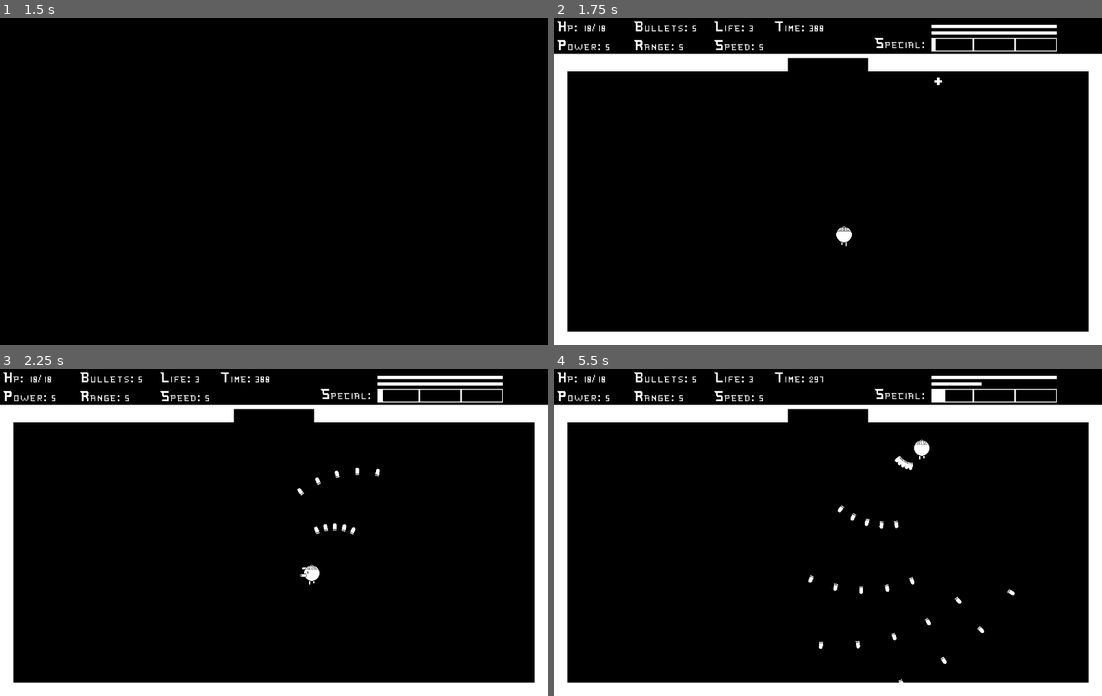
Above: before the commit, frames 1-4 (two rows, left to right).
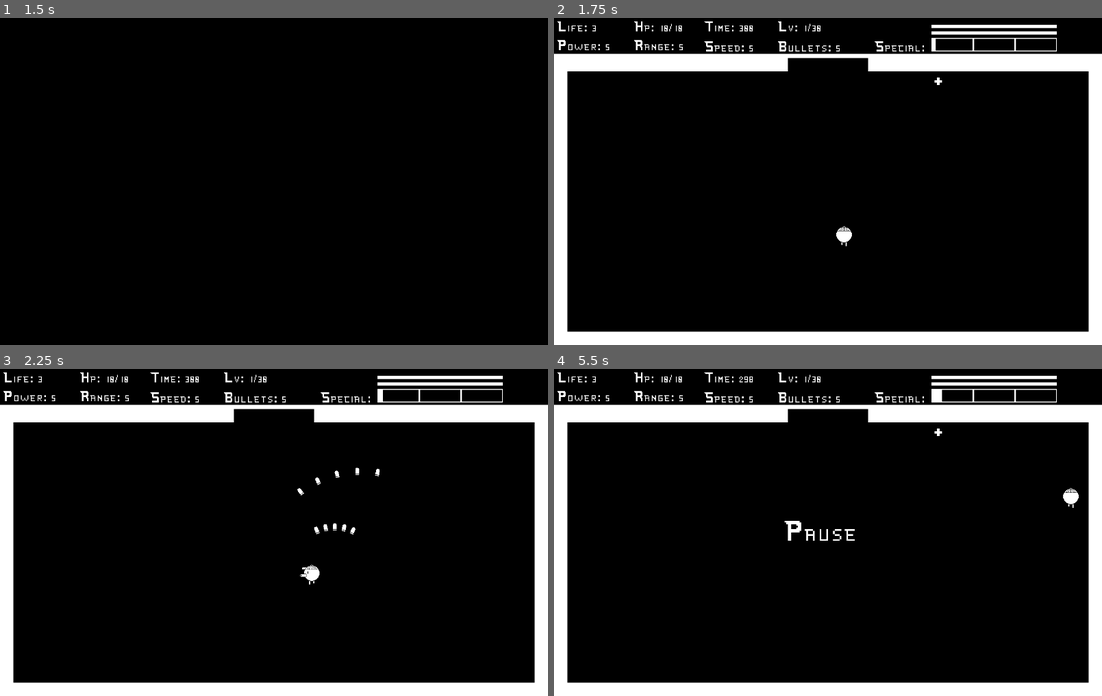
Above: after the commit, the same moments.

Repository: vitorjusto/Bit-Hero
Game: Godot game, scene res://Scenes/Main.tscn
The game is run twice, just before and just after one commit, with the same random seed, the same clock (stepped at 60 frames per second) and the same inputs.
Inputs (mouse positions are in pixels of both pictures, inside the frame that each line leads up to):
- Up to frame 1 (1.5 s): tap Enter at 0.5 s; move the mouse to (394, 165) at 0.52 s; hold Right (Right) from 0.53 s (still down); tap Up (Up) at 0.6, 0.77, 1.07 s; tap Space (Dash) at 1.25, 1.35 s; move the mouse to (164, 197) at 1.27 s
- Up to frame 2 (1.75 s): keep holding Right (Right); tap Up (Up) at 1.52, 1.55 s
- Up to frame 3 (2.25 s): tap Up (Up) at 1.82 s; move the mouse to (328, 460) at 2.02 s; release Right (Right) at 2.03 s; press the mouse at (328, 460) at 2.03 s; hold Left (Left) from 2.03 s (still down)
- Up to frame 4 (5.5 s): tap Up (Up) at 2.3, 3.02, 3.05, 3.32, 3.6, 3.77, 4.07, 4.52, 4.55, 4.82, 5.3 s; move the mouse to (800, 597) at 2.77 s; release Left (Left) at 2.78 s; release the mouse at (800, 597) at 2.78 s; hold Right (Right) 2.78-4.28 s; right-click (800, 597) at 2.85 s; move the mouse to (992, 581) at 3.52 s; tap P (Pause, bound only after the commit) at 4.15 s; move the mouse to (663, 483) at 4.27 s; hold Left (Left) 4.28-5.03 s; tap Space (Dash) at 4.35 s; move the mouse to (855, 532) at 5.02 s; press the mouse at (855, 532) at 5.03 s; hold Right (Right) from 5.03 s (still down)

Frame 1 is identical in both runs. In frame 2, 0.7% of the frame differs, in the area x 1-68%, y 1-11%; in frame 3, 0.7%; in frame 4, 1.8%, in the area x 1-96%, y 1-97%.

Commit message:
create pause

Diff:
--- a/Scenes/Hud/Hud.tscn
+++ b/Scenes/Hud/Hud.tscn
@@ -114,6 +114,22 @@
 "values": [true, false]
 }
 
+[sub_resource type="Animation" id="Animation_ysf55"]
+resource_name = "lowLife"
+length = 2.0
+tracks/0/type = "value"
+tracks/0/imported = false
+tracks/0/enabled = true
+tracks/0/path = NodePath("lblLife:visible")
+tracks/0/interp = 1
+tracks/0/loop_wrap = true
+tracks/0/keys = {
+"times": PackedFloat32Array(0, 1),
+"transitions": PackedFloat32Array(1, 1),
+"update": 1,
+"values": [true, false]
+}
+
 [sub_resource type="Animation" id="Animation_bbjj2"]
 resource_name = "lowTime"
 length = 2.0
@@ -131,22 +147,6 @@
 "values": [true, false]
 }
 
-[sub_resource type="Animation" id="Animation_ysf55"]
-resource_name = "lowLife"
-length = 2.0
-tracks/0/type = "value"
-tracks/0/imported = false
-tracks/0/enabled = true
-tracks/0/path = NodePath("lblLife:visible")
-tracks/0/interp = 1
-tracks/0/loop_wrap = true
-tracks/0/keys = {
-"times": PackedFloat32Array(0, 1),
-"transitions": PackedFloat32Array(1, 1),
-"update": 1,
-"values": [true, false]
-}
-
 [sub_resource type="AnimationLibrary" id="AnimationLibrary_ysf55"]
 _data = {
 &"RESET": SubResource("Animation_xymhr"),
@@ -194,16 +194,16 @@
 theme_override_styles/panel = SubResource("StyleBoxFlat_iteex")
 
 [node name="pnHpBar" type="Panel" parent="."]
+offset_left = 192.0
+offset_top = 37.0
+offset_right = 192.0
+offset_bottom = 43.0
+theme_override_styles/panel = SubResource("StyleBoxFlat_iteex")
+
+[node name="pnlife" type="Panel" parent="."]
 offset_left = 8.0
 offset_top = 37.0
 offset_right = 8.0
-offset_bottom = 43.0
-theme_override_styles/panel = SubResource("StyleBoxFlat_iteex")
-
-[node name="pnlife" type="Panel" parent="."]
-offset_left = 384.0
-offset_top = 37.0
-offset_right = 384.0
 offset_bottom = 43.0
 theme_override_styles/panel = SubResource("StyleBoxFlat_iteex")
 
@@ -222,9 +222,9 @@
 theme_override_styles/panel = SubResource("StyleBoxFlat_xymhr")
 
 [node name="lblHp" type="Label" parent="."]
-offset_left = 8.0
+offset_left = 192.0
 offset_top = 8.0
-offset_right = 126.0
+offset_right = 310.0
 offset_bottom = 32.0
 text = "Hp: 10/10"
 label_settings = SubResource("LabelSettings_iteex")
@@ -238,34 +238,42 @@
 label_settings = SubResource("LabelSettings_bbjj2")
 
 [node name="lblSpeed" type="Label" parent="."]
-offset_left = 384.0
-offset_top = 53.0
-offset_right = 516.0
-offset_bottom = 77.0
+offset_left = 360.0
+offset_top = 56.0
+offset_right = 492.0
+offset_bottom = 80.0
 text = "Speed: 10"
 label_settings = SubResource("LabelSettings_ysf55")
 
 [node name="lblLife" type="Label" parent="."]
-offset_left = 384.0
+offset_left = 8.0
 offset_top = 8.0
-offset_right = 496.0
+offset_right = 120.0
 offset_bottom = 32.0
 text = "Lifes: 3"
 label_settings = SubResource("LabelSettings_ighhf")
 
 [node name="lblTime" type="Label" parent="."]
-offset_left = 528.0
+offset_left = 360.0
 offset_top = 8.0
-offset_right = 640.0
+offset_right = 480.0
 offset_bottom = 32.0
 text = "Time: 500"
 label_settings = SubResource("LabelSettings_ighhf")
 
+[node name="lblSection" type="Label" parent="."]
+offset_left = 536.0
+offset_top = 8.0
+offset_right = 656.0
+offset_bottom = 32.0
+text = "Lv: 00/30"
+label_settings = SubResource("LabelSettings_ighhf")
+
 [node name="lblBullet" type="Label" parent="."]
-offset_left = 192.0
-offset_top = 8.0
-offset_right = 344.0
-offset_bottom = 32.0
+offset_left = 536.0
+offset_top = 56.0
+offset_right = 688.0
+offset_bottom = 80.0
 text = "Bullets: 5"
 label_settings = SubResource("LabelSettings_r61c6")
 
@@ -279,9 +287,9 @@
 
 [node name="Label6" type="Label" parent="."]
 offset_left = 768.0
-offset_top = 48.0
+offset_top = 56.0
 offset_right = 890.0
-offset_bottom = 72.0
+offset_bottom = 80.0
 text = "Special:"
 label_settings = SubResource("LabelSettings_xymhr")
 
--- a/Scenes/Main.tscn
+++ b/Scenes/Main.tscn
@@ -11,6 +11,7 @@
 [ext_resource type="Script" uid="uid://dooucd7uo8n7i" path="res://Scripts/Managers/EnemiesProjectileManager.gd" id="9_vy5pj"]
 [ext_resource type="FontFile" uid="uid://clufxxmftvg5k" path="res://Assets/Fonts/bitFont.ttf" id="10_bmxlf"]
 [ext_resource type="Script" uid="uid://c4tsgadscpcr1" path="res://Scripts/Managers/powerUpManager.gd" id="11_4kpch"]
+[ext_resource type="AudioStream" uid="uid://b302dr10gguwg" path="res://Assets/Songs/TakingOver.mp3" id="12_grg3l"]
 
 [sub_resource type="RectangleShape2D" id="RectangleShape2D_v1gob"]
 size = Vector2(1314.5, 37)
@@ -25,10 +26,11 @@
 [node name="Main" type="Node2D"]
 script = ExtResource("1_idj7w")
 
-[node name="Hud" parent="." node_paths=PackedStringArray("upgradeManager", "player", "timeManager") instance=ExtResource("3_rgh2o")]
+[node name="Hud" parent="." node_paths=PackedStringArray("upgradeManager", "player", "timeManager", "main") instance=ExtResource("3_rgh2o")]
 upgradeManager = NodePath("../UpgradeManager")
 player = NodePath("../Player")
 timeManager = NodePath("../TimeManager")
+main = NodePath("..")
 
 [node name="Player" parent="." instance=ExtResource("3_kln2b")]
 position = Vector2(640, 520)
@@ -88,6 +90,30 @@
 [node name="PowerUpManager" type="Node2D" parent="."]
 script = ExtResource("11_4kpch")
 
+[node name="AudioStreamPlayer" type="AudioStreamPlayer" parent="."]
+stream = ExtResource("12_grg3l")
+volume_db = -20.0
+
+[node name="clPause" type="CanvasLayer" parent="."]
+visible = false
+
+[node name="Panel2" type="Panel" parent="clPause"]
+offset_left = 512.0
+offset_top = 336.0
+offset_right = 768.0
+offset_bottom = 440.0
+theme_override_styles/panel = SubResource("StyleBoxFlat_vy5pj")
+
+[node name="lblTimeUp2" type="Label" parent="clPause"]
+offset_left = 526.0
+offset_top = 348.0
+offset_right = 754.0
+offset_bottom = 428.0
+text = "Pause"
+label_settings = SubResource("LabelSettings_4kpch")
+horizontal_alignment = 1
+vertical_alignment = 1
+
 [connection signal="onDamage" from="Player" to="Hud" method="UpdateHud"]
 [connection signal="playerDied" from="Player" to="." method="onPlayerDied"]
 [connection signal="onTimeUp" from="TimeManager" to="." method="OnTimeUp"]
--- a/Scripts/Hud/hud.gd
+++ b/Scripts/Hud/hud.gd
@@ -4,6 +4,7 @@
 @export var upgradeManager : UpgradeManager
 @export var player : Player
 @export var timeManager : TimeManager
+@export var main : Main
 
 @onready var lblHp : Label = get_node("lblHp")
 @onready var lblPower : Label = get_node("lblPower")
@@ -12,6 +13,7 @@
 @onready var lblRange : Label = get_node("lblRange")
 @onready var lblLife : Label = get_node("lblLife")
 @onready var lblTime : Label = get_node("lblTime")
+@onready var lblSection : Label = get_node("lblSection")
 
 @onready var pnSpecial : Panel = get_node("pnSpecial")
 @onready var pnDash : Panel = get_node("pnDash")
@@ -36,6 +38,7 @@
 	lblSpeed.text = "Speed: %d" % upgradeManager.Speed
 	lblRange.text = "Range: %d" % upgradeManager.RangeProj
 	lblBullet.text = "Bullets: %d" % upgradeManager.bulletAmount
+	lblSection.text = "Lv: %d/30" % main.currentSection
 
 	pnDash.visible = upgradeManager.AllowDash
 	pnSpecialBar3.visible = upgradeManager.Special > 2
--- a/Scripts/main.gd
+++ b/Scripts/main.gd
@@ -11,7 +11,11 @@
 @onready var hud : Hud = get_node("Hud")
 @onready var lblTimeUp : Label = get_node("CanvasLayer/lblTimeUp")
 @onready var powerUpManager : PowerUpManager = get_node("PowerUpManager")
+@onready var audioStreamPlayer : AudioStreamPlayer = get_node("AudioStreamPlayer")
+@onready var clPause : CanvasLayer = get_node("clPause")
 
+var isPaused = false
+var pausedObjects = []
 var level = 1
 
 var blackScreenTimer = 100
@@ -21,14 +25,19 @@
 	player.allowMove = false
 	GenerateLevels()
 	SetPlayerCameraBehavior()
+	hud.UpdateHud()
 
 func _process(delta: float) -> void:
 	if blackScreenTimer <= 0:
+		HandlePause()
 		return
 
 	blackScreenTimer -= delta *60
 
+
+
 	if blackScreenTimer <= 0:
+		audioStreamPlayer.play(0)
 		player.process_mode = Node.PROCESS_MODE_INHERIT
 		player.hp = upgradeManager.MaxHP
 		blackScreen.visible = false
@@ -47,8 +56,47 @@
 	playerCamera.limit_bottom = section.position.y + entraceAnchor.position.y
 	playerCamera.limit_top = section.position.y
 
+func HandlePause():
+	if Input.is_action_just_pressed("Pause"):
+		isPaused = !isPaused
+		clPause.visible = isPaused
+		if isPaused:
+			PauseObjects(get_children())
+		else:
+			for i in pausedObjects:
+				i.set_physics_process(true)
+				i.set_process(true)
+				if i is AnimatedSprite2D:
+					var ani : AnimatedSprite2D = i
+					ani.play()
+				if i is AnimationPlayer:
+					var ani : AnimationPlayer = i
+					ani.play()
+
+			pausedObjects.clear()
+
+func PauseObjects(nodes : Array[Node]):
+	for i in nodes:
+		if i.process_mode == PROCESS_MODE_DISABLED:
+			continue
+
+		pausedObjects.append(i)
+		i.set_physics_process(false)
+		i.set_process(false)
+
+		if i is AnimatedSprite2D:
+			var ani : AnimatedSprite2D = i
+			ani.pause()
+
+		if i is AnimationPlayer:
+			var ani : AnimationPlayer = i
+			ani.pause()
+
+		PauseObjects(i.get_children())
+
+
 func GenerateLevels():
-	currentSection = 0
+	currentSection = 1
 
 	var scene : PackedScene = load("res://Scenes/Levels/Level1/Level1-start.tscn")
 	var instance: Node2D = scene.instantiate()
@@ -58,8 +106,8 @@
 	call_deferred("add_child", instance)
 	sections.append(instance)
 
-	var amount = 30
-	for n in range(1, amount):
+	var amount = 21
+	for n in range(2, amount):
 		if n == amount - 1:
 			scene = load("res://Scenes/Levels/Level%d/Level%d-boss.tscn" % [level, level])
 		elif n % 5 == 0:
@@ -95,6 +143,7 @@
 	wall.position = section.position
 
 	currentSection += 1
+	hud.UpdateHud()
 	var prevSection : LevelBase = sections[0]
 	prevSection.call_deferred("queue_free")
 	sections.remove_at(0)
@@ -112,6 +161,8 @@
 		get_tree().change_scene_to_file("res://Scenes/GameOverScreen.tscn")
 
 	blackScreen.visible = true
+
+	audioStreamPlayer.stop()
 	blackScreenTimer = 120
 	player.position = Vector2(640.0, 520.0)
 	player.facingDirection = Player.EFACINGDIRECTION.DOWN
@@ -132,6 +183,7 @@
 	lblTimeUp.visible = true
 
 func nextLevel():
+	audioStreamPlayer.stop()
 	powerUpManager.ClearPowerUps()
 	blackScreen.visible = true
 	blackScreenTimer = 120
--- a/project.godot
+++ b/project.godot
@@ -75,6 +75,11 @@
 "events": [Object(InputEventMouseButton,"resource_local_to_scene":false,"resource_name":"","device":-1,"window_id":0,"a …(258 unchanged characters)…
 ]
 }
+Pause={
+"deadzone": 0.2,
+"events": [Object(InputEventKey,"resource_local_to_scene":false,"resource_name":"","device":-1,"window_id":0,"alt_pressed":false,"shift_pressed":false,"ctrl_pressed":false,"meta_pressed":false,"pressed":false,"keycode":0,"physical_keycode":80,"key_label":0,"unicode":112,"location":0,"echo":false,"script":null)
+]
+}
 
 [layer_names]
 
Not shown, added: Assets/Songs/TakingOver.mp3.import
Not shown, added: Assets/Songs/TakingOver.wav.import
Not shown: 1 places in Scenes/Main.tscn that only renumber resources
Not shown, added: Assets/Songs/TakingOver.mp3
Not shown, added: Assets/Songs/TakingOver.wav
